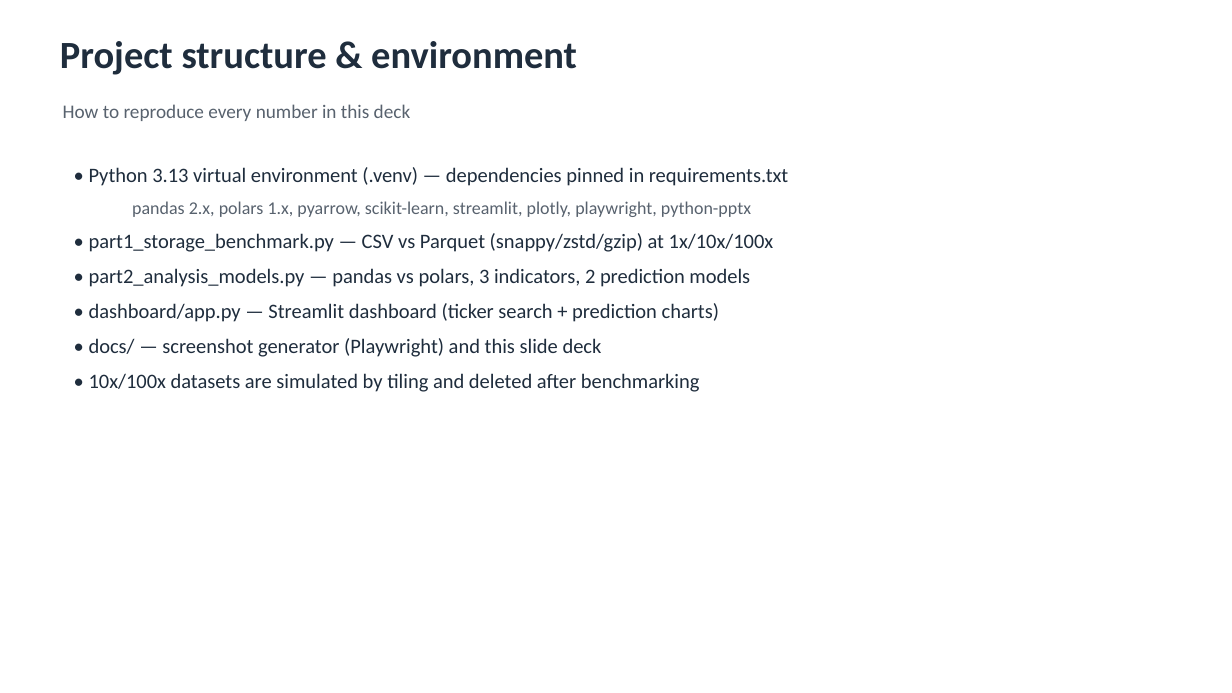
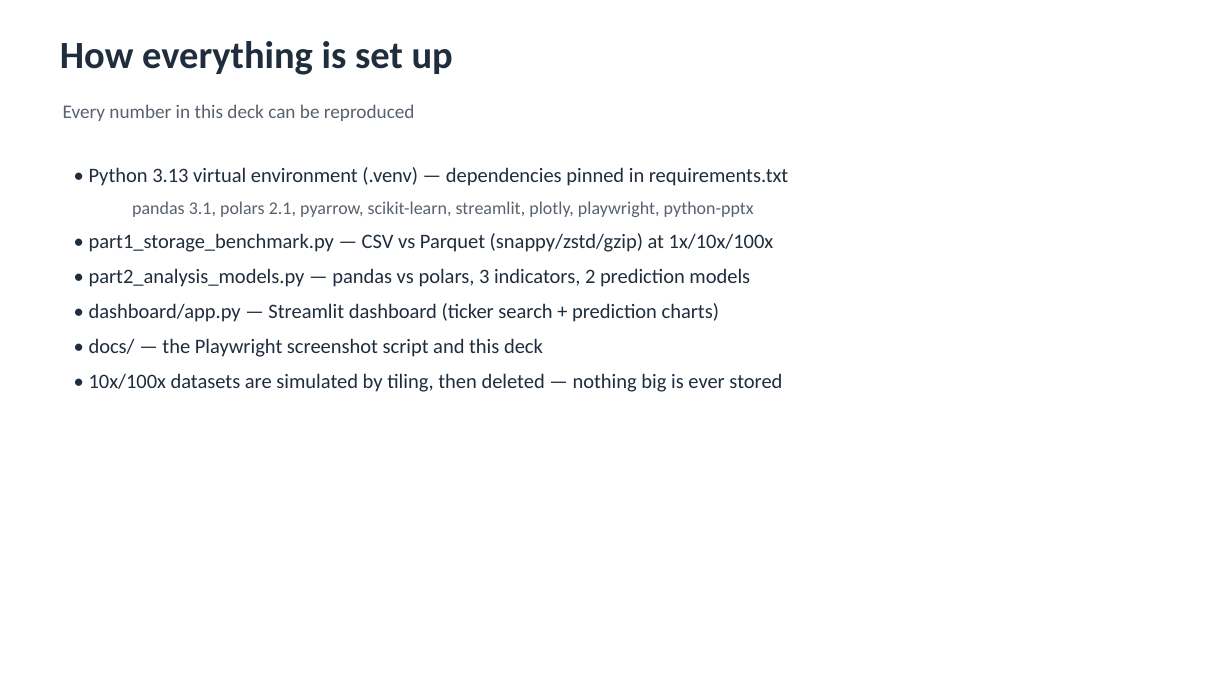
Before and after one commit to jaismine19/NextClose, a slide deck: slide 2 of docs/CSIS4260_Assignment1_Dashboard_Screenshots.pptx. Drawn at 1232x693 pixels with LibreOffice and Linux fonts; fonts in the diff are those of the drawing. Boxes give left, top, right and bottom in pixels: in the first picture for what was removed or moved away, otherwise in the second. Text is boxed around its words. In the diff, an @@ line names an element or a change of style, - is before the commit and + after.

Commit message:
Polish README, slide deck and dashboard wording; credit Jaismine Kaur

```diff
--- a/docs/CSIS4260_Assignment1_Dashboard_Screenshots.pptx
+++ b/docs/CSIS4260_Assignment1_Dashboard_Screenshots.pptx
@@ text at box(60, 41, 453, 75): text changed @@
-Project structure & environment
+How everything is set up
@@ text at box(63, 104, 415, 121): text changed @@
-How to reproduce every number in this deck
+Every number in this deck can be reproduced
@@ text at box(132, 201, 754, 217): text changed @@
-  pandas 2.x, polars 1.x, pyarrow, scikit-learn, streamlit, plotly, playwright, python-pptx
+  pandas 3.1, polars 2.1, pyarrow, scikit-learn, streamlit, plotly, playwright, python-pptx
@@ text at box(89, 338, 782, 392): text changed @@
-• docs/ — screenshot generator (Playwright) and this slide deck
-• 10x/100x datasets are simulated by tiling and deleted after benchmarking
+• docs/ — the Playwright screenshot script and this deck
+• 10x/100x datasets are simulated by tiling, then deleted — nothing big is ever stored
```
Also in this commit, not shown: 11 other slides changed, 7 other files.
